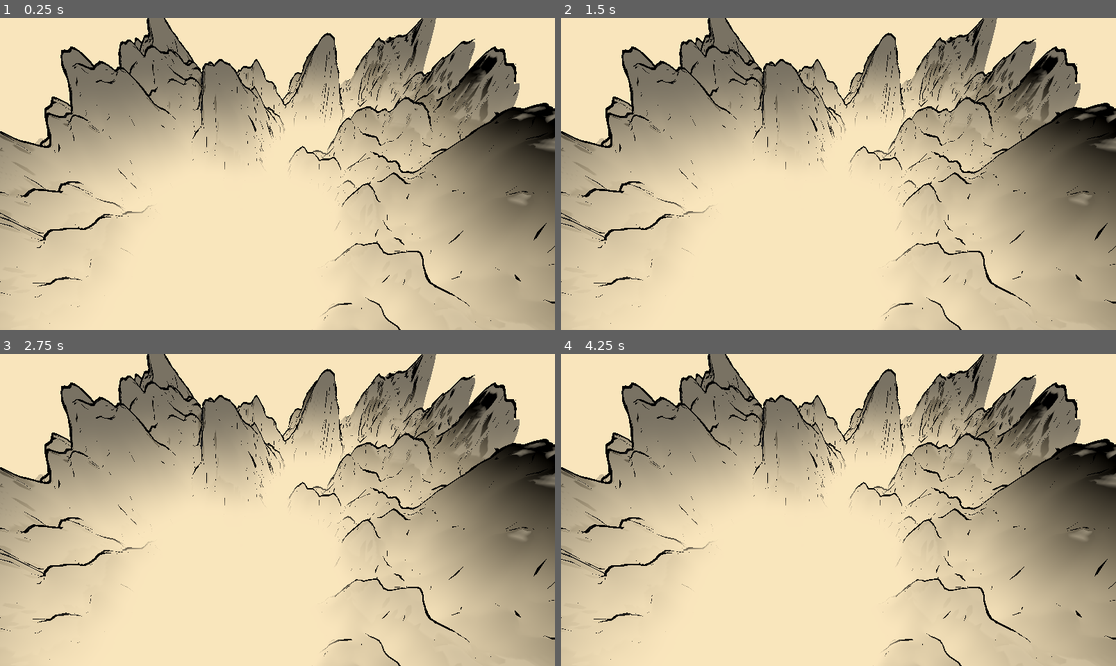
Above: before the commit, frames 1-4 (two rows, left to right).
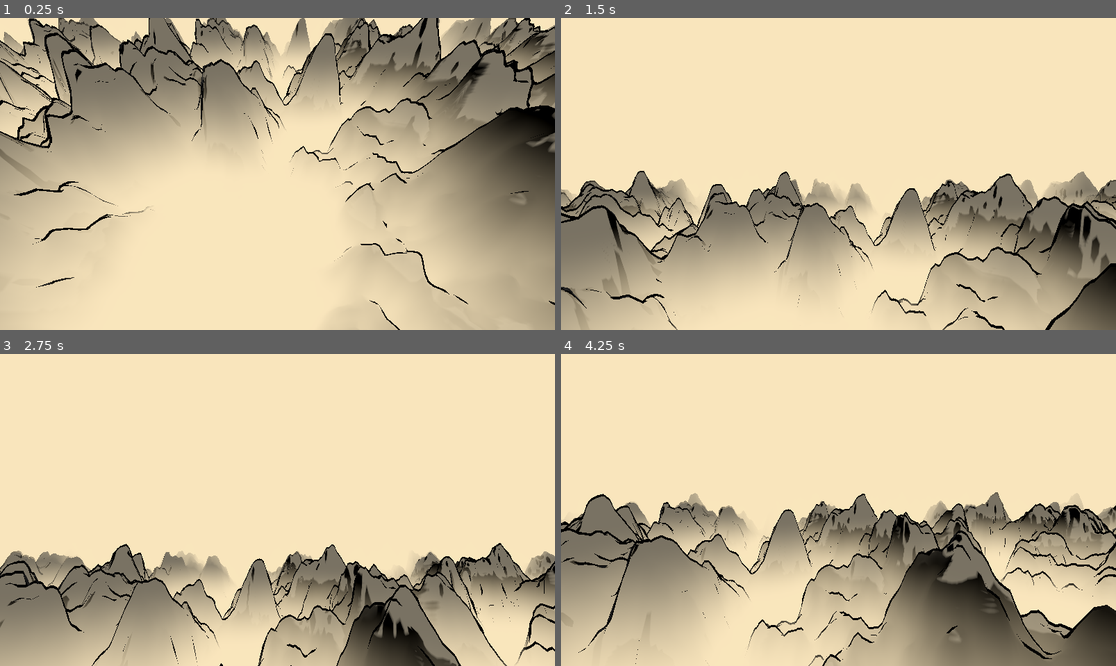
Above: after the commit, the same moments.

Repository: geekazodium/stylistic-test
Game: Godot game, scene res://main.tscn
The game is run twice, just before and just after one commit, with the same random seed, the same clock (stepped at 60 frames per second) and the same inputs.
Inputs (mouse positions are in pixels of both pictures, inside the frame that each line leads up to):
- Up to frame 1 (0.25 s): no input
- Up to frame 2 (1.5 s): tap Enter at 0.5 s; move the mouse to (960, 158) at 0.52 s; hold Right (ui_right) 0.53-1.28 s; click (960, 158) at 0.67 s; move the mouse to (727, 189) at 1.27 s; hold Down (ui_down) from 1.28 s (still down); click (727, 189) at 1.42 s
- Up to frame 3 (2.75 s): move the mouse to (333, 441) at 2.02 s; release Down (ui_down) at 2.03 s; hold Right (ui_right) from 2.03 s (still down); click (333, 441) at 2.17 s
- Up to frame 4 (4.25 s): move the mouse to (810, 572) at 2.77 s; release Right (ui_right) at 2.78 s; hold Up (ui_up) 2.78-3.53 s; click (810, 572) at 2.92 s; move the mouse to (1005, 556) at 3.52 s; hold Left (ui_left) from 3.53 s (still down); click (1005, 556) at 3.67 s; tap Escape (ui_cancel) at 4.15 s

The runs differ from the first frame. In frame 1, 15% of the frame differs, in the area x 0-100%, y 0-100%; in frame 2, 63%; in frame 3, 66%; in frame 4, 69%.

Commit message:
Feature: terrain now follows camera

Diff:
--- /dev/null
+++ b/copy_camera_pos.gd
@@ -0,0 +1,12 @@
+extends Node3D
+
+@export var snap_scale: float;
+@export var copy_source: Camera3D;
+
+func _process(_delta: float) -> void:
+	var snapped_pos: Vector3 = self.copy_source.global_position;
+	snapped_pos /= self.snap_scale;
+	snapped_pos = round(snapped_pos);
+	snapped_pos *= self.snap_scale;
+	snapped_pos *= Vector3(1,0,1);
+	self.global_position = snapped_pos;
--- /dev/null
+++ b/debug_camera.gd
@@ -0,0 +1,46 @@
+extends Camera3D
+class_name DebugCamera
+
+@export var base_velocity: float = 10;
+@export var sensitivity: float = .001;
+
+var pitch: float;
+var yaw: float;
+
+func _process(delta: float) -> void:
+	if !self.current:
+		return;
+	var move_dir: Vector3 = Vector3.ZERO;
+	if Input.is_action_pressed("ui_up"):
+		move_dir += Vector3.FORWARD;
+	if Input.is_action_pressed("ui_down"):
+		move_dir += Vector3.BACK;
+	if Input.is_action_pressed("ui_left"):
+		move_dir += Vector3.LEFT;
+	if Input.is_action_pressed("ui_right"):
+		move_dir += Vector3.RIGHT;
+	move_dir = self.quaternion * move_dir;
+	self.position += self.base_velocity * move_dir * delta;
+
+func _unhandled_key_input(event: InputEvent) -> void:
+	var key_event: InputEventKey = event as InputEventKey;
+	if key_event == null:
+		return;
+	if !key_event.is_released():
+		return;
+	if !key_event.is_action("ui_cancel"):
+		return;
+	Input.mouse_mode = Input.MOUSE_MODE_VISIBLE;
+
+func _unhandled_input(event: InputEvent) -> void:
+	if event is InputEventMouseButton:
+		if (event as InputEventMouseButton).is_released():
+			Input.mouse_mode = Input.MOUSE_MODE_CAPTURED;
+	if !self.current:
+		return;
+	var mouse_move: InputEventMouseMotion = event as InputEventMouseMotion;
+	if mouse_move == null:
+		return;
+	self.pitch += mouse_move.screen_relative.y * self.sensitivity;
+	self.yaw += mouse_move.screen_relative.x * self.sensitivity;
+	self.rotation = Vector3(-self.pitch,-self.yaw,0);
--- a/ground.tres
+++ b/ground.tres
@@ -1,6 +1,6 @@
 [gd_resource type="PlaneMesh" format=3 uid="uid://cy2uv7tr6vcym"]
 
 [resource]
-size = Vector2(128, 128)
-subdivide_width = 256
-subdivide_depth = 256
+size = Vector2(512, 512)
+subdivide_width = 512
+subdivide_depth = 512
--- a/main.tscn
+++ b/main.tscn
@@ -2,7 +2,9 @@
 
 [ext_resource type="PlaneMesh" uid="uid://cy2uv7tr6vcym" path="res://ground.tres" id="1_0xm2m"]
 [ext_resource type="Material" uid="uid://tad0do8eca4i" path="res://ground_material.tres" id="2_h2yge"]
+[ext_resource type="Script" uid="uid://cmu7kcc8q2kuq" path="res://copy_camera_pos.gd" id="3_1bvp3"]
 [ext_resource type="Shader" uid="uid://b07jajol26lkc" path="res://defer_terrain.gdshader" id="4_1bvp3"]
+[ext_resource type="Script" uid="uid://dkrg2kx1jebu2" path="res://debug_camera.gd" id="4_lquwl"]
 
 [sub_resource type="Environment" id="Environment_upj3l"]
 background_mode = 1
@@ -34,12 +36,16 @@
 directional_shadow_blend_splits = true
 directional_shadow_max_distance = 163.0
 
-[node name="MeshInstance3D" type="MeshInstance3D" parent="." unique_id=69917218]
+[node name="MeshInstance3D" type="MeshInstance3D" parent="." unique_id=69917218 node_paths=PackedStringArray("copy_source")]
 mesh = ExtResource("1_0xm2m")
 surface_material_override/0 = ExtResource("2_h2yge")
+script = ExtResource("3_1bvp3")
+snap_scale = 4.0
+copy_source = NodePath("../Camera3D")
 
 [node name="Camera3D" type="Camera3D" parent="." unique_id=355296097]
 transform = Transform3D(1, 0, 0, 0, 0.761197, 0.64852077, 0, -0.64852077, 0.761197, 6.735775, 44.579193, 39.288025)
+script = ExtResource("4_lquwl")
 
 [node name="DeferTerrainDraw" type="MeshInstance3D" parent="Camera3D" unique_id=109504152]
 visible = false
--- a/project.godot
+++ b/project.godot
@@ -19,6 +19,41 @@
 config/features=PackedStringArray("4.7", "GL Compatibility")
 config/icon="res://icon.svg"
 
+[input]
+
+ui_left={
+"deadzone": 0.5,
+"events": [Object(InputEventKey,"resource_local_to_scene":false,"resource_name":"","device":16,"window_id":0,"alt_pressed":false,"shift_pressed":false,"ctrl_pressed":false,"meta_pressed":false,"pressed":false,"keycode":4194319,"physical_keycode":0,"key_label":0,"unicode":0,"location":0,"echo":false,"script":null)
+, Object(InputEventJoypadButton,"resource_local_to_scene":false,"resource_name":"","device":-1,"button_index":13,"pressure":0.0,"pressed":false,"script":null)
+, Object(InputEventJoypadMotion,"resource_local_to_scene":false,"resource_name":"","device":-1,"axis":0,"axis_value":-1.0,"script":null)
+, Object(InputEventKey,"resource_local_to_scene":false,"resource_name":"","device":-1,"window_id":0,"alt_pressed":false,"shift_pressed":false,"ctrl_pressed":false,"meta_pressed":false,"pressed":false,"keycode":0,"physical_keycode":65,"key_label":0,"unicode":97,"location":0,"echo":false,"script":null)
+]
+}
+ui_right={
+"deadzone": 0.5,
+"events": [Object(InputEventKey,"resource_local_to_scene":false,"resource_name":"","device":16,"window_id":0,"alt_pressed":false,"shift_pressed":false,"ctrl_pressed":false,"meta_pressed":false,"pressed":false,"keycode":4194321,"physical_keycode":0,"key_label":0,"unicode":0,"location":0,"echo":false,"script":null)
+, Object(InputEventJoypadButton,"resource_local_to_scene":false,"resource_name":"","device":-1,"button_index":14,"pressure":0.0,"pressed":false,"script":null)
+, Object(InputEventJoypadMotion,"resource_local_to_scene":false,"resource_name":"","device":-1,"axis":0,"axis_value":1.0,"script":null)
+, Object(InputEventKey,"resource_local_to_scene":false,"resource_name":"","device":-1,"window_id":0,"alt_pressed":false,"shift_pressed":false,"ctrl_pressed":false,"meta_pressed":false,"pressed":false,"keycode":0,"physical_keycode":68,"key_label":0,"unicode":101,"location":0,"echo":false,"script":null)
+]
+}
+ui_up={
+"deadzone": 0.5,
+"events": [Object(InputEventKey,"resource_local_to_scene":false,"resource_name":"","device":16,"window_id":0,"alt_pressed":false,"shift_pressed":false,"ctrl_pressed":false,"meta_pressed":false,"pressed":false,"keycode":4194320,"physical_keycode":0,"key_label":0,"unicode":0,"location":0,"echo":false,"script":null)
+, Object(InputEventJoypadButton,"resource_local_to_scene":false,"resource_name":"","device":-1,"button_index":11,"pressure":0.0,"pressed":false,"script":null)
+, Object(InputEventJoypadMotion,"resource_local_to_scene":false,"resource_name":"","device":-1,"axis":1,"axis_value":-1.0,"script":null)
+, Object(InputEventKey,"resource_local_to_scene":false,"resource_name":"","device":-1,"window_id":0,"alt_pressed":false,"shift_pressed":false,"ctrl_pressed":false,"meta_pressed":false,"pressed":false,"keycode":0,"physical_keycode":87,"key_label":0,"unicode":44,"location":0,"echo":false,"script":null)
+]
+}
+ui_down={
+"deadzone": 0.5,
+"events": [Object(InputEventKey,"resource_local_to_scene":false,"resource_name":"","device":16,"window_id":0,"alt_pressed":false,"shift_pressed":false,"ctrl_pressed":false,"meta_pressed":false,"pressed":false,"keycode":4194322,"physical_keycode":0,"key_label":0,"unicode":0,"location":0,"echo":false,"script":null)
+, Object(InputEventJoypadButton,"resource_local_to_scene":false,"resource_name":"","device":-1,"button_index":12,"pressure":0.0,"pressed":false,"script":null)
+, Object(InputEventJoypadMotion,"resource_local_to_scene":false,"resource_name":"","device":-1,"axis":1,"axis_value":1.0,"script":null)
+, Object(InputEventKey,"resource_local_to_scene":false,"resource_name":"","device":-1,"window_id":0,"alt_pressed":false,"shift_pressed":false,"ctrl_pressed":false,"meta_pressed":false,"pressed":false,"keycode":0,"physical_keycode":83,"key_label":0,"unicode":111,"location":0,"echo":false,"script":null)
+]
+}
+
 [rendering]
 
 renderer/rendering_method="gl_compatibility"
Not shown, added: copy_camera_pos.gd.uid
Not shown, added: debug_camera.gd.uid
